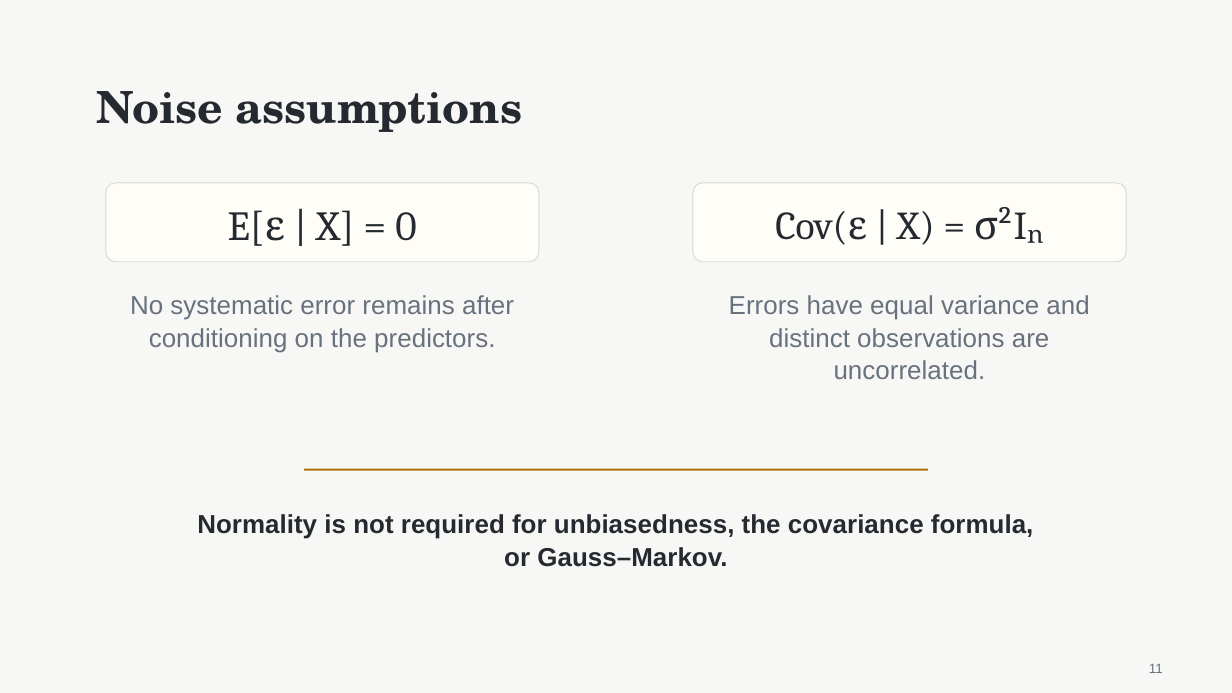
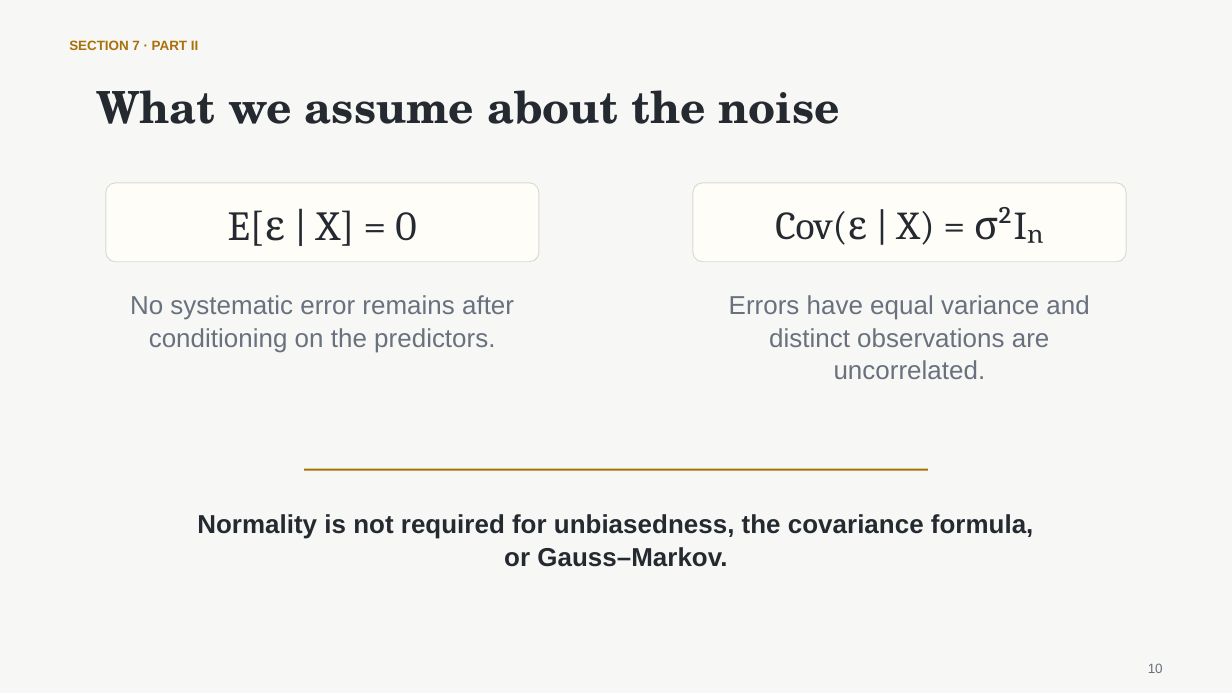
Before and after one commit to nurdauletakhanov/ReadingLab, a slide deck: slide 10 of public/slides/session-0-least-squares-foundations.pptx (slide 11 before the commit). Drawn at 1232x693 pixels with LibreOffice and Linux fonts; fonts in the diff are those of the drawing. Boxes give left, top, right and bottom in pixels: in the first picture for what was removed or moved away, otherwise in the second. Text is boxed around its words. In the diff, an @@ line names an element or a change of style, - is before the commit and + after.

Commit message:
Align Session 0 slides with tutorial sections

```diff
--- a/public/slides/session-0-least-squares-foundations.pptx
+++ b/public/slides/session-0-least-squares-foundations.pptx
@@ text added at (69, 40, 198, 54), 10.5 pt, text #A8710A, bold @@
+SECTION 7 · PART II
@@ text at (96, 90, 839, 124): text changed @@
-Noise assumptions
+What we assume about the noise
@@ text at (1148, 663, 1163, 673): text changed @@
-11
+10
```
Also in this commit, not shown: 16 other slides changed, 4 slides added, 4 slides removed, 1 other file.
